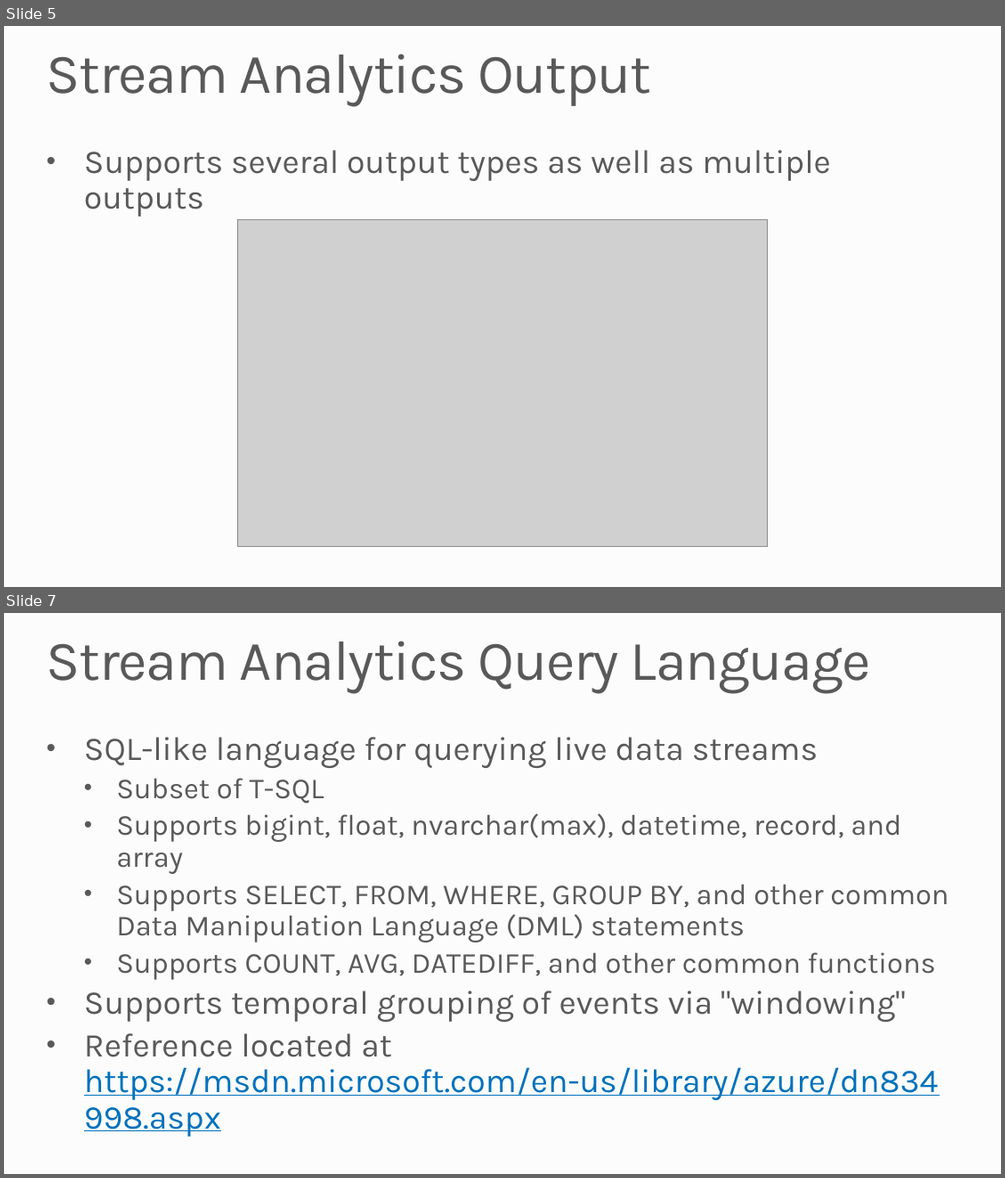
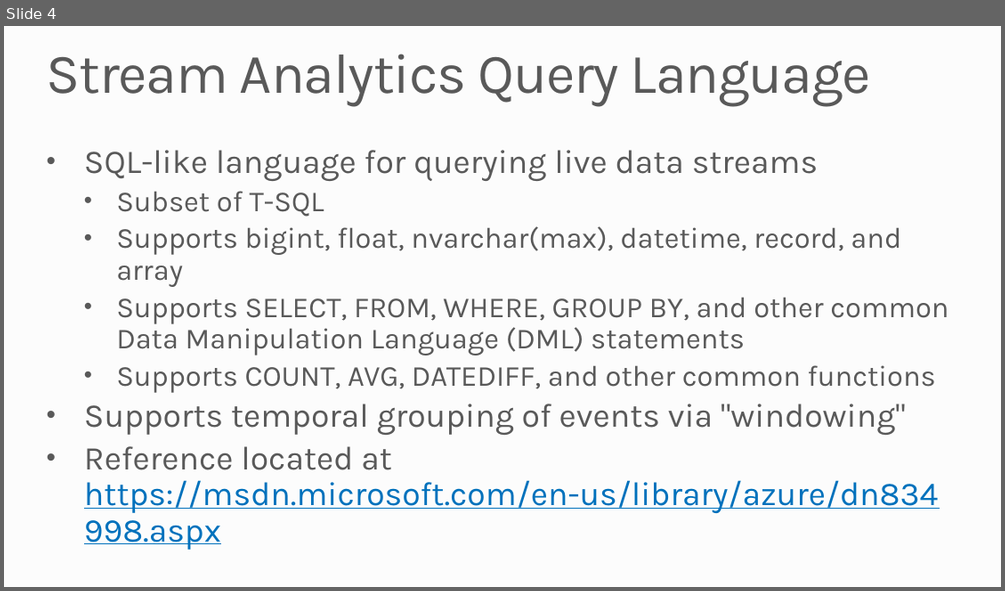
Before and after one commit to MSRConnections/Azure-training-course, a slide deck: Content/Stream Analytics/Azure Stream Analytics.pptx. Shown one above the other, each under a label of ours: slides 5 and 7 before the commit, slide 4 after it; the slides between them are not shown. The pictures are 1005x1178 and 1005x591 pixels, drawn with LibreOffice and Linux fonts; fonts in the diff are those of the drawing; grey boxes stand for pictures; background and template pictures are left out. Boxes give left, top, right and bottom in pixels: in the first picture for what was removed or moved away, otherwise in the second. Text is boxed around its words. In the diff, an @@ line names an element or a change of style, - is before the commit and + after.

```diff
--- a/Content/Stream Analytics/Azure Stream Analytics.pptx
+++ b/Content/Stream Analytics/Azure Stream Analytics.pptx
@@ slide 5 removed at <box>4,26,1001,587</box>, background #FCFCFC @@
@@ title removed at <box>47,54,651,106</box> @@
-Stream Analytics Output
@@ text removed at <box>84,150,831,216</box> @@
-• Supports several output types as well as multiple outputs
@@ picture removed at <box>237,219,768,547</box> @@
@@ what was slide 7 is now slide 4 @@
```
Also in this commit, not shown: 3 slides changed, 4 other slides removed.
